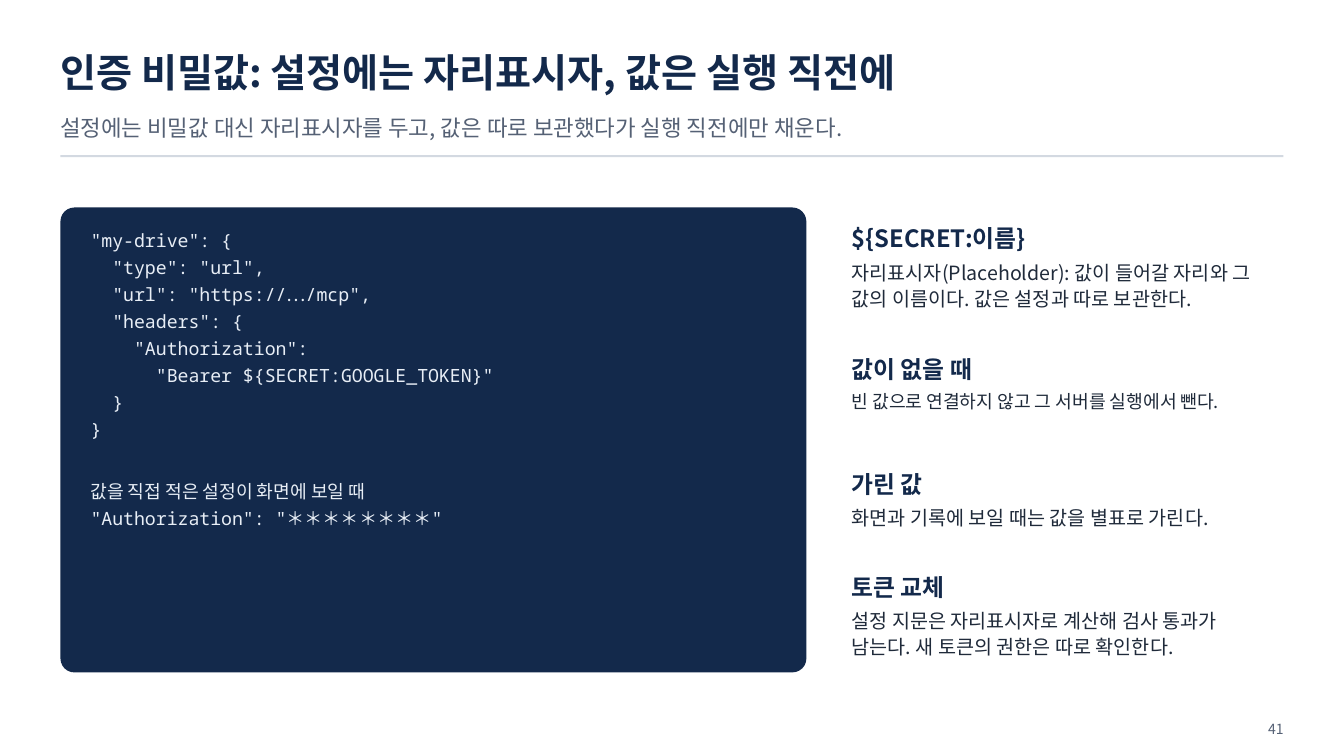
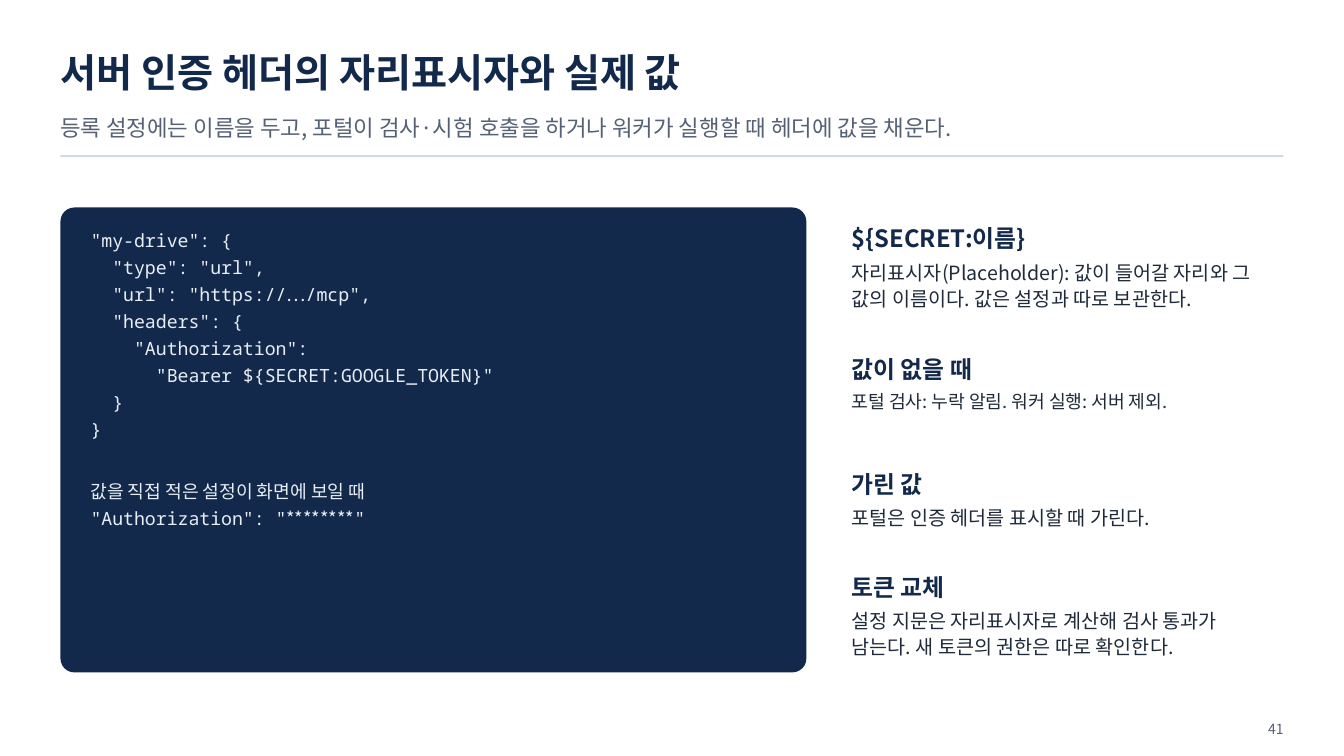
Before and after one commit to uengine-oss/hyd-iot-edu, a slide deck: slide 41 of workspace/강의제작/산출물/통합반/이론_오프라인/06회차/통합반_오프라인_06회차.pptx. Drawn at 1344x756 pixels with LibreOffice and Linux fonts; fonts in the diff are those of the drawing. Boxes give left, top, right and bottom in pixels: in the first picture for what was removed or moved away, otherwise in the second. Text is boxed around its words. In the diff, an @@ line names an element or a change of style, - is before the commit and + after.

Commit message:
통합반 현장 6회차 39~45장 파일 조회 범위·인증 정보와 빈 결과·실패·잘림을 구별해 기록하는 현장 화면과 노트를 검증한다

```diff
--- a/workspace/강의제작/산출물/통합반/이론_오프라인/06회차/통합반_오프라인_06회차.pptx
+++ b/workspace/강의제작/산출물/통합반/이론_오프라인/06회차/통합반_오프라인_06회차.pptx
@@ text at [60,54,681,91]: text changed @@
-인증 비밀값: 설정에는 자리표시자, 값은 실행 직전에
+서버 인증 헤더의 자리표시자와 실제 값
@@ text at [60,117,952,140]: text changed @@
-설정에는 비밀값 대신 자리표시자를 두고, 값은 따로 보관했다가 실행 직전에만 채운다.
+등록 설정에는 이름을 두고, 포털이 검사·시험 호출을 하거나 워커가 실행할 때 헤더에 값을 채운다.
@@ text at [852,393,1167,410]: text changed @@
-빈 값으로 연결하지 않고 그 서버를 실행에서 뺀다.
+포털 검사: 누락 알림. 워커 실행: 서버 제외.
@@ text at [852,508,1150,527]: text changed @@
-화면과 기록에 보일 때는 값을 별표로 가린다.
+포털은 인증 헤더를 표시할 때 가린다.
```
Also in this commit, not shown: 5 other slides changed, 10 other files.
